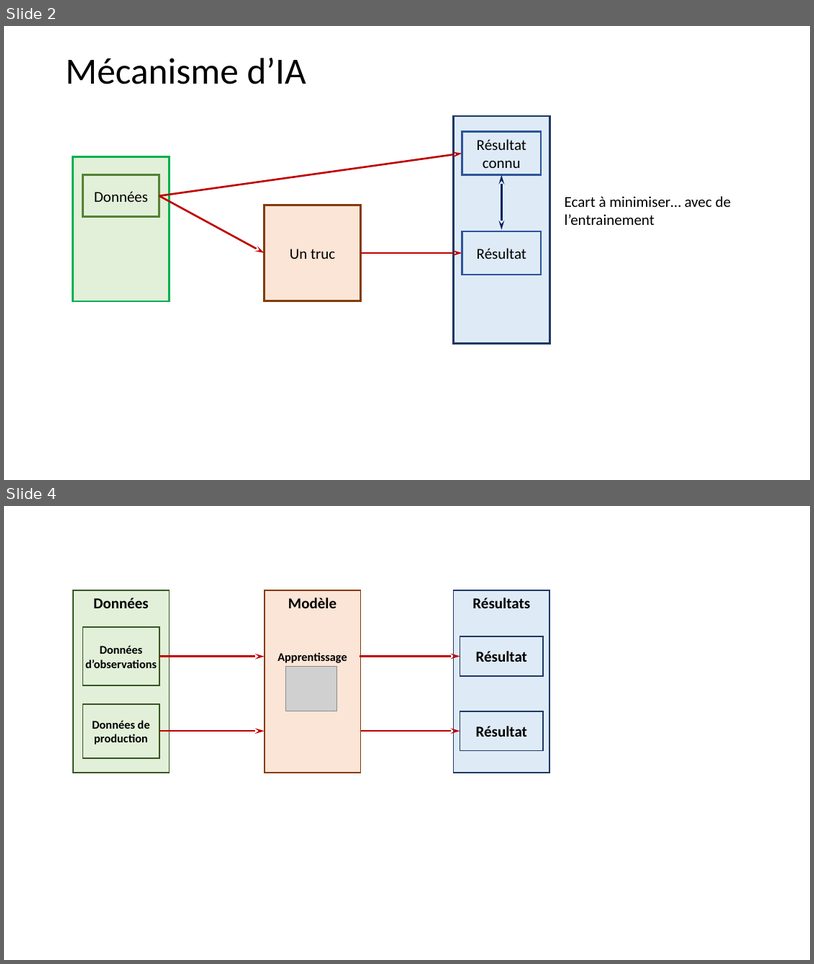
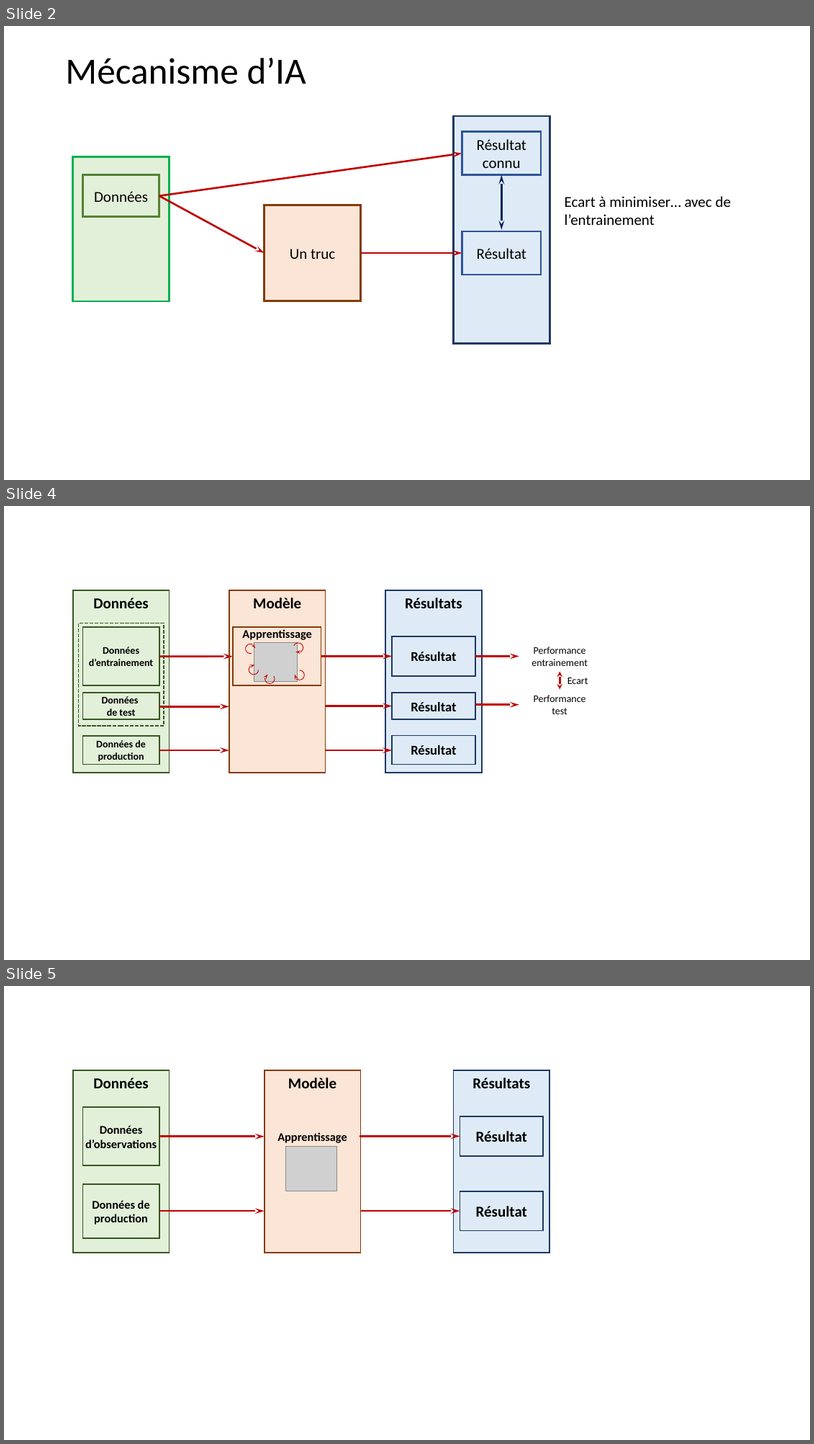
Before and after one commit to xpessoles/Informatique_Dev, a slide deck: Cy_00_IA/Chapitre_01_Introduction_IA/images/Figures.pptx. Shown one above the other, each under a label of ours: slides 2 and 4 before the commit, slides 2, 4 and 5 after it; the slides between them are not shown. The pictures are 814x964 and 814x1444 pixels, drawn with LibreOffice and Linux fonts; fonts in the diff are those of the drawing; grey boxes stand for pictures. Boxes give left, top, right and bottom in pixels: in the first picture for what was removed or moved away, otherwise in the second. Text is boxed around its words. In the diff, an @@ line names an element or a change of style, - is before the commit and + after.

```diff
--- a/Cy_00_IA/Chapitre_01_Introduction_IA/images/Figures.pptx
+++ b/Cy_00_IA/Chapitre_01_Introduction_IA/images/Figures.pptx
@@ slide 4 added at <box>4,506,810,960</box>, background #FFFFFF @@
@@ rectangle added at <box>73,591,169,773</box>, fill #E2F0D9, outline #385723 1.5 pt, 18 pt, text #000000, bold @@
+Données
@@ rectangle added at <box>229,590,325,772</box>, fill #FBE5D6, outline #843C0B 1.5 pt, 18 pt, text #000000, bold @@
+Modèle
@@ rectangle added at <box>386,590,482,772</box>, fill #DEEBF7, outline #203864 1.5 pt, 18 pt, text #000000, bold @@
+Résultats
@@ rectangle added at <box>78,623,164,726</box>, outline #385723 1.5 pt dashed @@
@@ rectangle added at <box>82,627,159,686</box>, fill #E2F0D9, outline #385723 1.5 pt, 12 pt, text #000000, bold @@
+Données d’entrainement
@@ arrow added from (160, 656) to (233, 656), #C00000 2.25 pt @@
@@ group added at <box>233,627,321,685</box>: 5 arc (boxed as its full ellipse)s, 1 rectangle, 1 text, 1 picture @@
+Apprentissage
@@ arrow added from (322, 656) to (392, 656), #C00000 2.25 pt @@
@@ rectangle added at <box>392,636,476,676</box>, fill #DEEBF7, outline #203864 1.5 pt, 16 pt, text #000000, bold @@
+Résultat
@@ arrow added from (476, 656) to (520, 656), #C00000 2.25 pt @@
@@ text added at <box>532,646,588,666</box>, 12 pt, text #000000 @@
+Performance entrainement
@@ double arrow added from (560, 671) to (560, 690), #C00000 2.25 pt @@
@@ text added at <box>568,677,589,684</box>, 12 pt, text #000000 @@
+Ecart
@@ rectangle added at <box>82,692,159,719</box>, fill #E2F0D9, outline #385723 1.5 pt, 12 pt, text #000000, bold @@
+Données
+de test
@@ rectangle added at <box>392,692,476,719</box>, fill #DEEBF7, outline #203864 1.5 pt, 16 pt, text #000000, bold @@
+Résultat
@@ text added at <box>534,695,586,714</box>, 12 pt, text #000000 @@
+Performance test
@@ arrow added from (160, 706) to (229, 706), #C00000 2.25 pt @@
@@ arrow added from (326, 705) to (392, 705), #C00000 2.25 pt @@
@@ arrow added from (476, 705) to (520, 705), #C00000 2.25 pt @@
@@ rectangle added at <box>82,736,159,764</box>, fill #E2F0D9, outline #385723 1.5 pt, 12 pt, text #000000, bold @@
+Données de production
@@ rectangle added at <box>392,735,476,764</box>, fill #DEEBF7, outline #203864 1.5 pt, 16 pt, text #000000, bold @@
+Résultat
@@ arrow added from (160, 750) to (229, 750), #C00000 2.25 pt @@
@@ arrow added from (326, 750) to (392, 750), #C00000 2.25 pt @@
@@ what was slide 4 is now slide 5 @@
```
Also in this commit, not shown: 1 slide changed, 7 other files.
